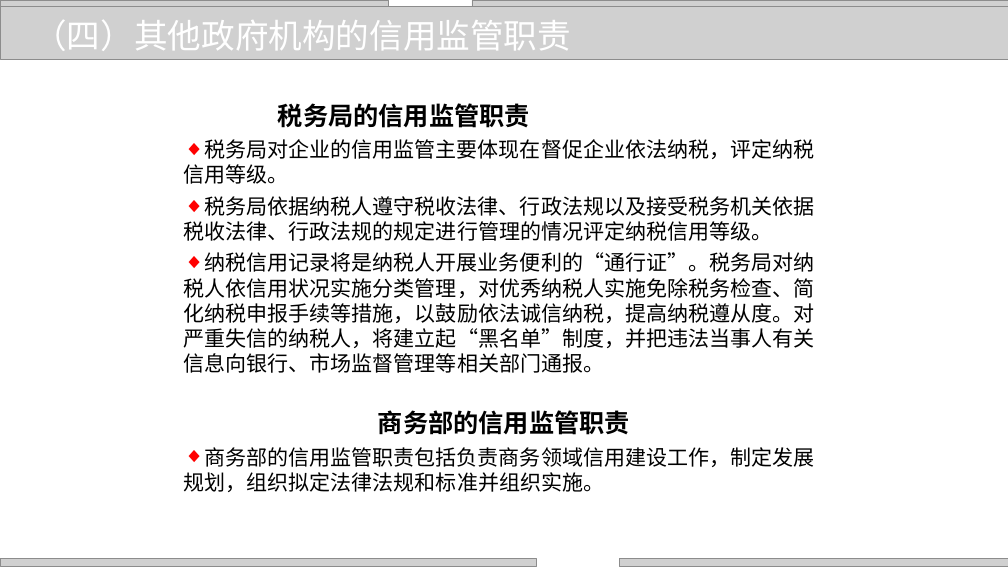
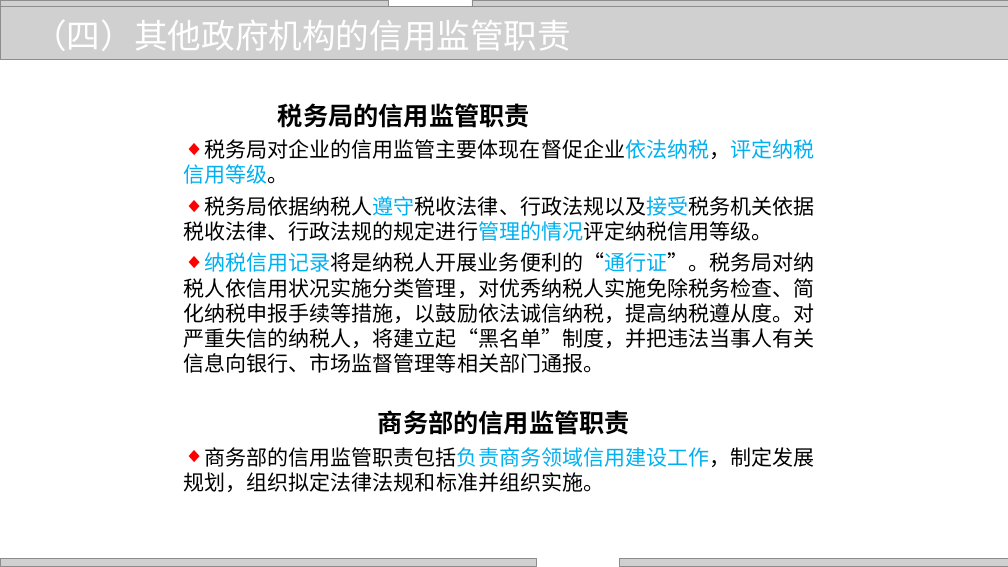
Before and after one commit to zhangjianzhang/internet_credit, a slide deck: slide 12 of files/slides/lecture_23.pptx. Drawn at 1008x567 pixels with LibreOffice and Linux fonts; fonts in the diff are those of the drawing; grey boxes stand for pictures; background and template pictures are left out. Boxes give left, top, right and bottom in pixels: in the first picture for what was removed or moved away, otherwise in the second. Text is boxed around its words. In the diff, an @@ line names an element or a change of style, - is before the commit and + after.

```diff
--- a/files/slides/lecture_23.pptx
+++ b/files/slides/lecture_23.pptx
@@ text at (184,139,815,492): text colour #000000 to #00B0F0 in "税务局对企业的信用监管主要体现在督促企业依法纳税，评定纳税信用等级。", "税务局依据纳税人遵守税收法律、行政法规以及接受税务机关依据税收法律、行政法规的规定进行管理的情况评定纳税信用等级。", "纳税信用记录将是纳税人开展业务便利的“通行证”。税务局对纳税人依信用状况实施分类管理，对优秀纳税人实施免除税务检查、简化 ...", "商务部的信用监管职责包括负责商务领域信用建设工作，制定发展规划，组织拟定法律法规和标准并组织实施。" @@
```
Also in this commit, not shown: 4 other slides changed, 17 other files.
